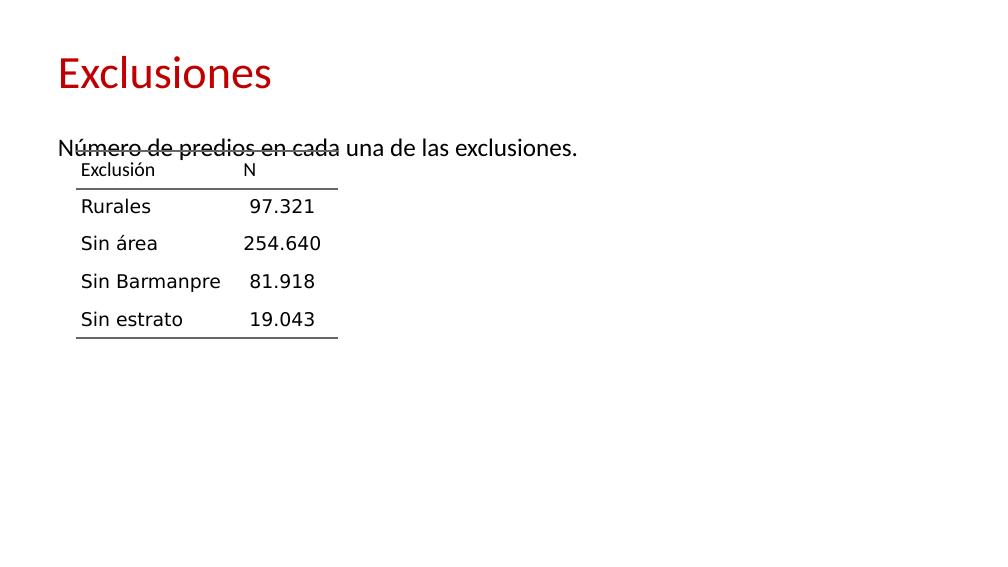
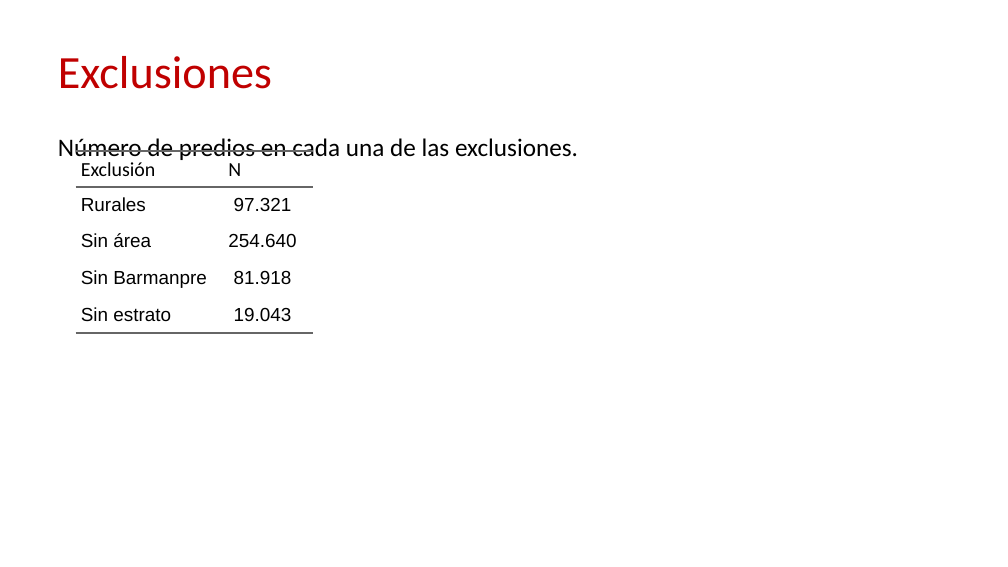
Before and after one commit to caavellanedag/210422_ESTUDIO_TASA_RENTA, a slide deck: slide 11 of reports/PRESENTACION_ESTUDIO_TASA_RENTA.pptx. Drawn at 1008x567 pixels with LibreOffice and Linux fonts; fonts in the diff are those of the drawing; background and template pictures are left out. Boxes give left, top, right and bottom in pixels: in the first picture for what was removed or moved away, otherwise in the second. Text is boxed around its words. In the diff, an @@ line names an element or a change of style, - is before the commit and + after.

```diff
--- a/reports/PRESENTACION_ESTUDIO_TASA_RENTA.pptx
+++ b/reports/PRESENTACION_ESTUDIO_TASA_RENTA.pptx
@@ table at (76, 151, 313, 567) @@
@@ font DejaVu Sans to Arial in "Rurales", "97.321", "Sin área", "254.640" and 4 more places @@
@@ table: place and size @@
-table at (76, 151, 338, 567)
+table at (76, 151, 313, 567)
```
Also in this commit, not shown: 4 other slides changed, 12 other files.
